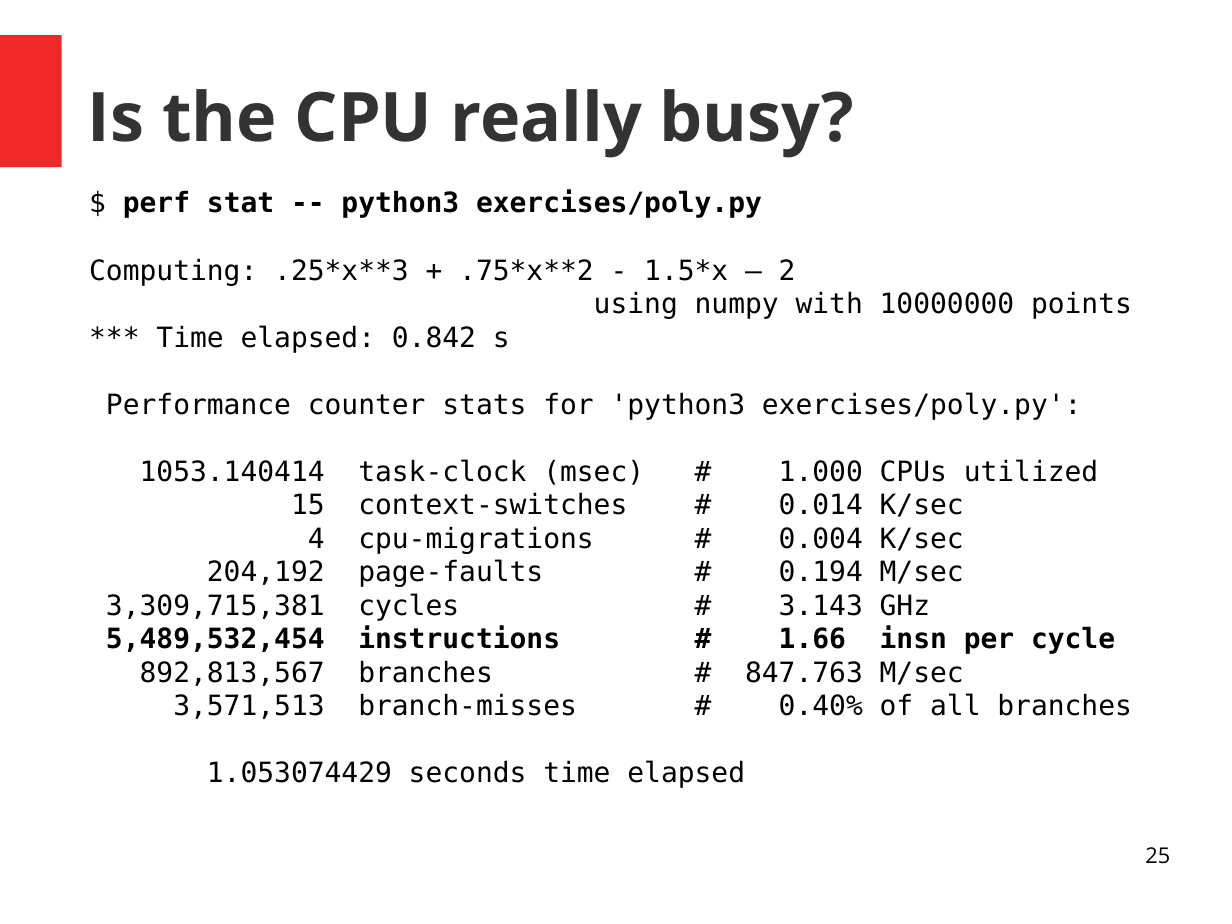
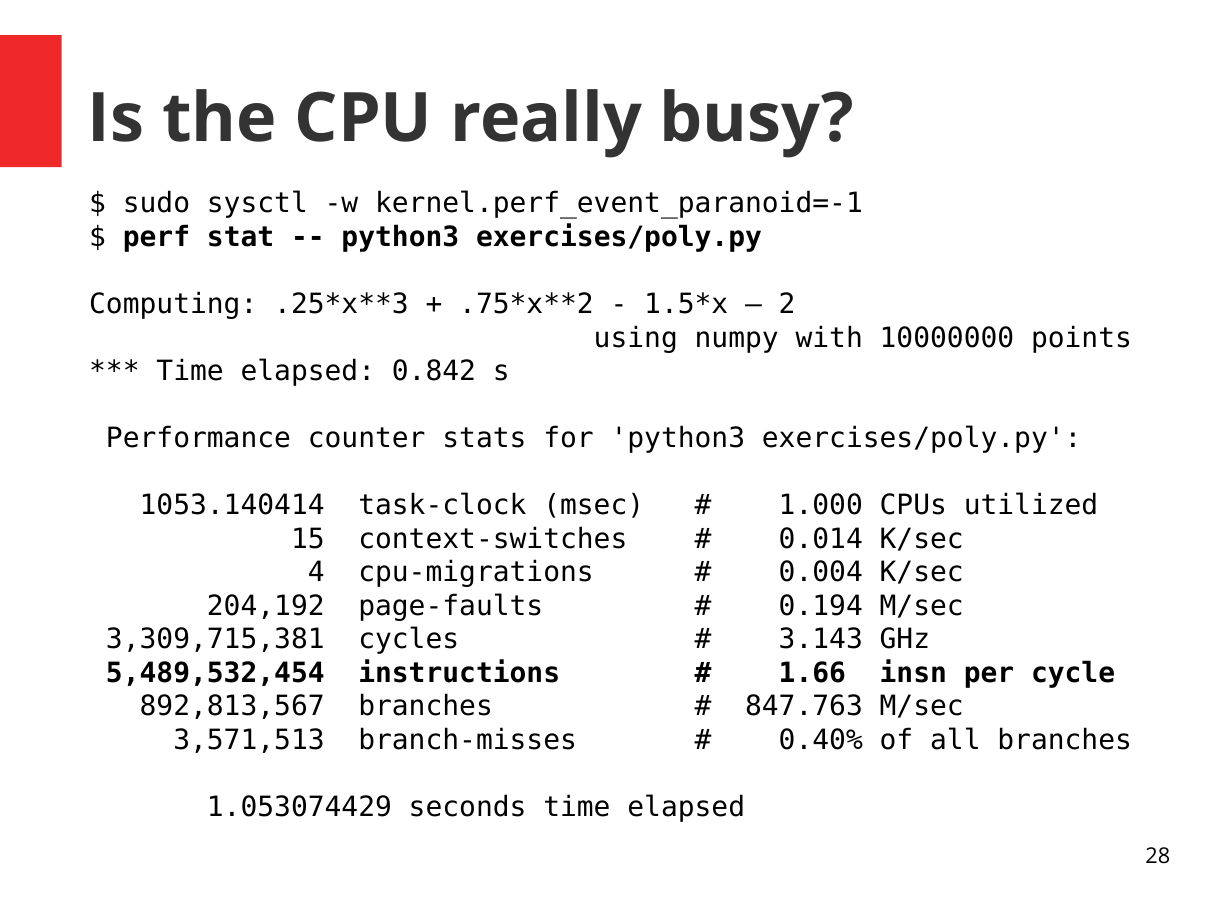
Before and after one commit to ASPP/MemoryBoundComputations, a slide deck: slide 28 of lecture/memory_bound_computations.odp (slide 25 before the commit). Drawn at 1232x924 pixels with LibreOffice and Linux fonts; fonts in the diff are those of the drawing. Boxes give left, top, right and bottom in pixels: in the first picture for what was removed or moved away, otherwise in the second. Text is boxed around its words. In the diff, an @@ line names an element or a change of style, - is before the commit and + after.

```diff
--- a/lecture/memory_bound_computations.odp
+++ b/lecture/memory_bound_computations.odp
@@ text at bbox=[123, 190, 863, 218]: paragraph added @@
+$ sudo sysctl -w kernel.perf_event_paranoid=-1
@@ page number at bbox=[1145, 847, 1170, 864]: text changed @@
-25
+28
```
Also in this commit, not shown: 5 other slides changed, 4 slides added.
